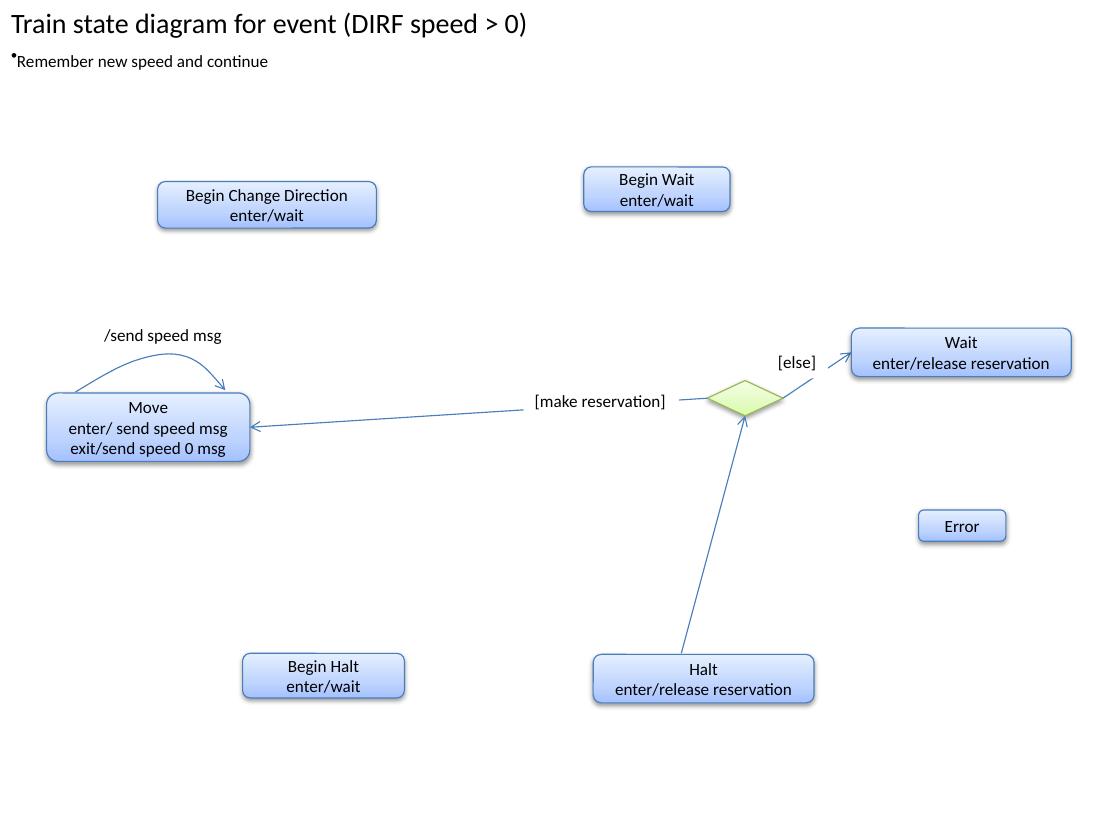
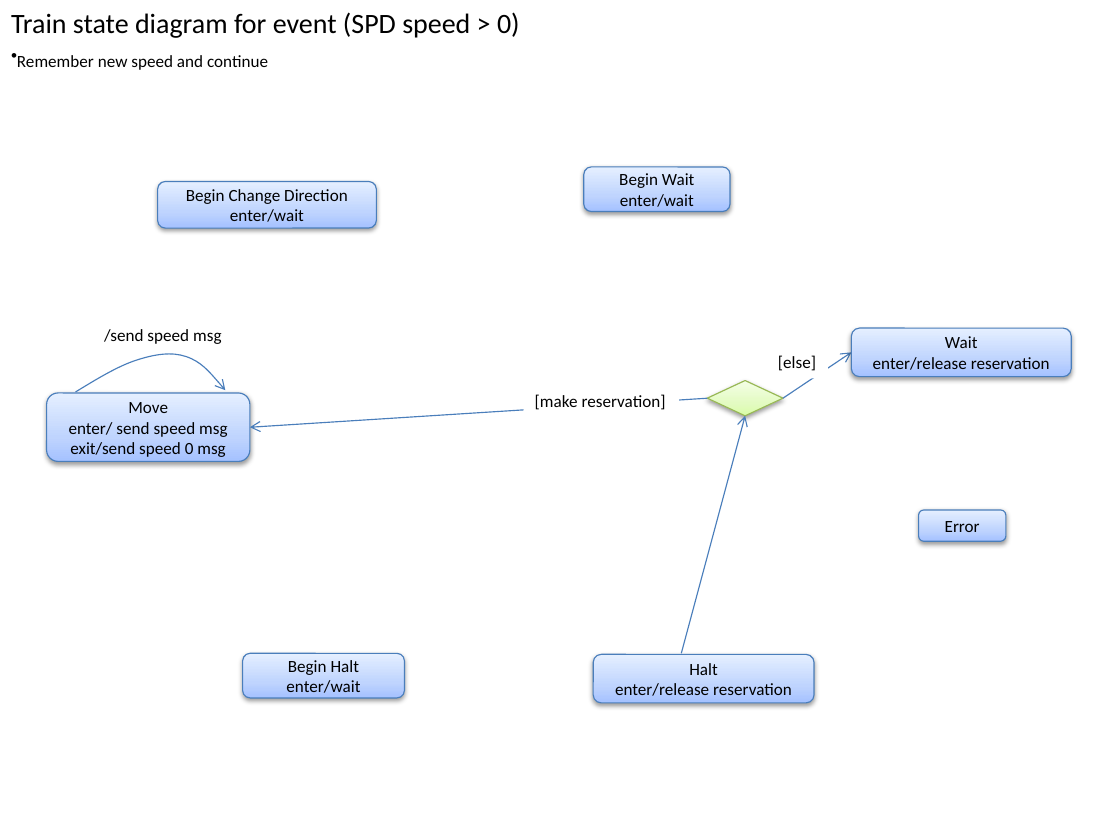
Before and after one commit to mlozborne/motin, a slide deck: slide 38 of Documentation/Design/ControllerDesign.pptx. Drawn at 1120x840 pixels with LibreOffice and Linux fonts; fonts in the diff are those of the drawing. Boxes give left, top, right and bottom in pixels: in the first picture for what was removed or moved away, otherwise in the second. Text is boxed around its words. In the diff, an @@ line names an element or a change of style, - is before the commit and + after.

```diff
--- a/Documentation/Design/ControllerDesign.pptx
+++ b/Documentation/Design/ControllerDesign.pptx
@@ text at <box>11,12,520,38</box>: text changed @@
-Train state diagram for event (DIRF speed > 0)
+Train state diagram for event (SPD speed > 0)
```
Also in this commit, not shown: 2 other slides changed, 3 other files.
